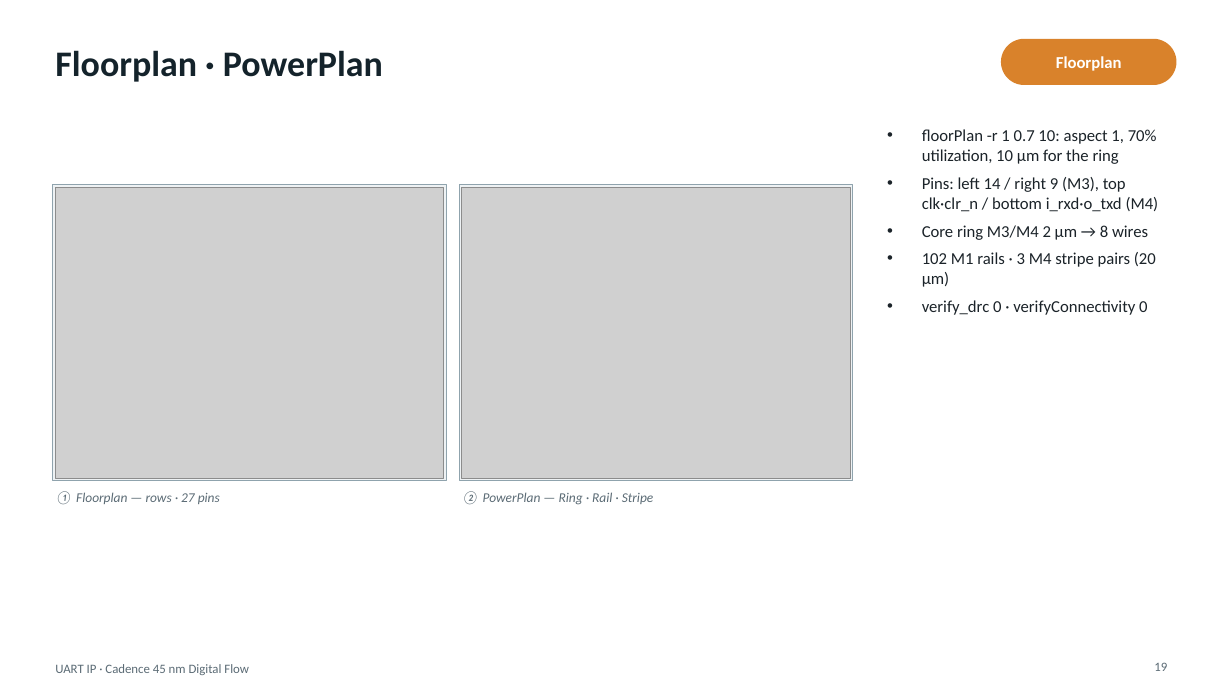
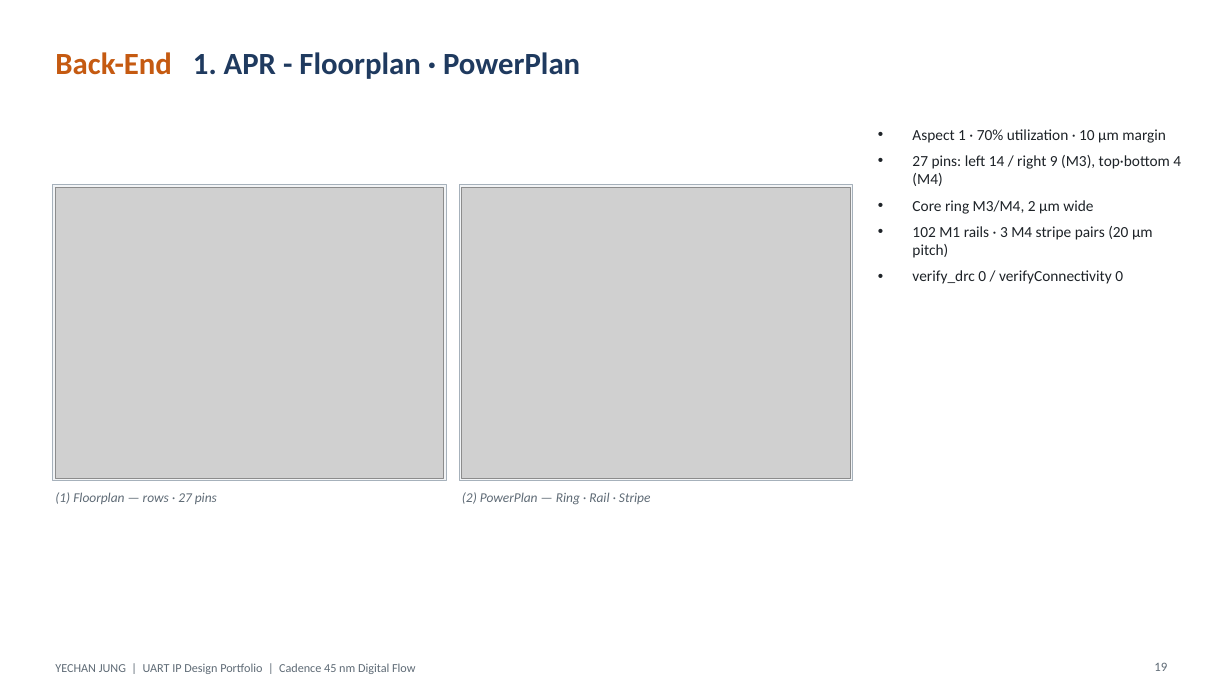
Before and after one commit to Chad-Jung/Project, a slide deck: slide 19 of proj1_make/TOP/DOC/UART_IP_Portfolio_EN.pptx. Drawn at 1232x693 pixels with LibreOffice and Linux fonts; fonts in the diff are those of the drawing; grey boxes stand for pictures. Boxes give left, top, right and bottom in pixels: in the first picture for what was removed or moved away, otherwise in the second. Text is boxed around its words. In the diff, an @@ line names an element or a change of style, - is before the commit and + after.

```diff
--- a/proj1_make/TOP/DOC/UART_IP_Portfolio_EN.pptx
+++ b/proj1_make/TOP/DOC/UART_IP_Portfolio_EN.pptx
@@ title at [55, 52, 580, 79]: text changed; size 28 to 24 pt; text colour #14232B to #1F3A5F @@
-Floorplan · PowerPlan
+Back-End 1. APR - Floorplan · PowerPlan
@@ rounded rectangle removed at [1001, 39, 1177, 85] @@
@@ text removed at [1056, 56, 1122, 71] @@
-Floorplan
@@ text at [912, 129, 1181, 284]: text changed; size 13 to 12 pt; text colour #1B2329 to #1E2328 @@
-• floorPlan -r 1 0.7 10: aspect 1, 70% utilization, 10 µm for the ring
-• Pins: left 14 / right 9 (M3), top clk·clr_n / bottom i_rxd·o_txd (M4)
-• Core ring M3/M4 2 µm → 8 wires
-• 102 M1 rails · 3 M4 stripe pairs (20 µm)
-• verify_drc 0 · verifyConnectivity 0
+• Aspect 1 · 70% utilization · 10 µm margin
+• 27 pins: left 14 / right 9 (M3), top·bottom 4 (M4)
+• Core ring M3/M4, 2 µm wide
+• 102 M1 rails · 3 M4 stripe pairs (20 µm pitch)
+• verify_drc 0 / verifyConnectivity 0
@@ rectangle at [53, 185, 446, 482]: fill #EEF2F4 to #F2F4F6; outline #8FA3AD 0.75 pt to #A6B1BB 0.75 pt @@
@@ rectangle at [459, 185, 853, 482]: fill #EEF2F4 to #F2F4F6; outline #8FA3AD 0.75 pt to #A6B1BB 0.75 pt @@
@@ text at [55, 492, 217, 504]: text changed; text colour #5B6B75 to #5F6B76 @@
-① Floorplan — rows · 27 pins
+(1) Floorplan — rows · 27 pins
@@ text at [462, 492, 650, 505]: text changed; text colour #5B6B75 to #5F6B76 @@
-② PowerPlan — Ring · Rail · Stripe
+(2) PowerPlan — Ring · Rail · Stripe
@@ text at [55, 663, 415, 674]: text changed; size 10 to 9.5 pt; text colour #5B6B75 to #5F6B76 @@
-UART IP · Cadence 45 nm Digital Flow
+YECHAN JUNG | UART IP Design Portfolio | Cadence 45 nm Digital Flow
```
Also in this commit, not shown: 26 other slides changed, 11 slides added, 1 slide removed, 13 other files.
